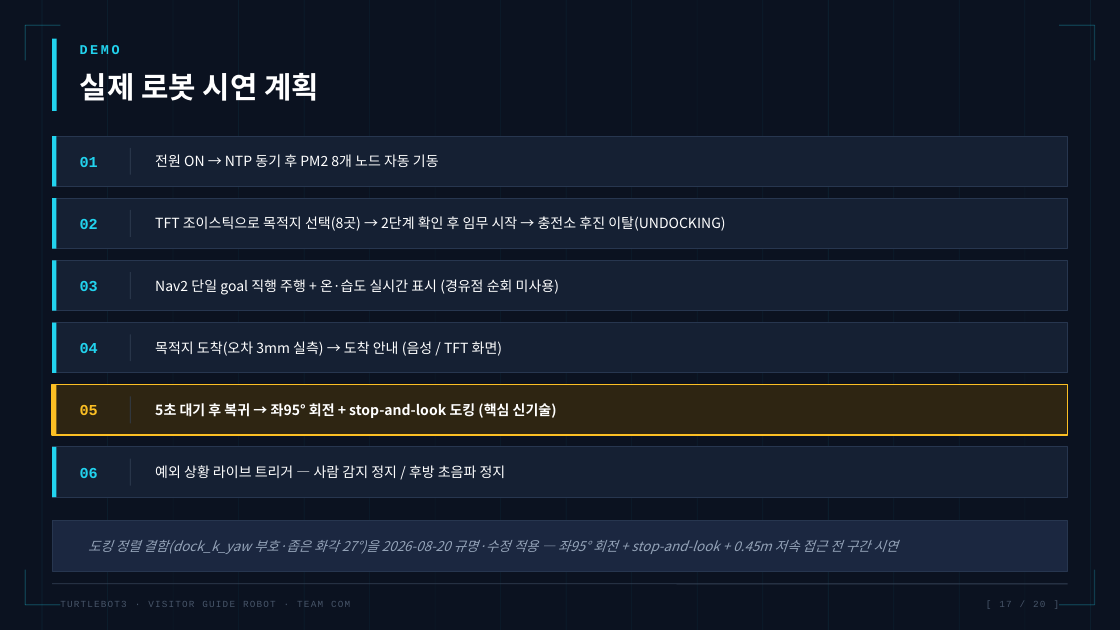
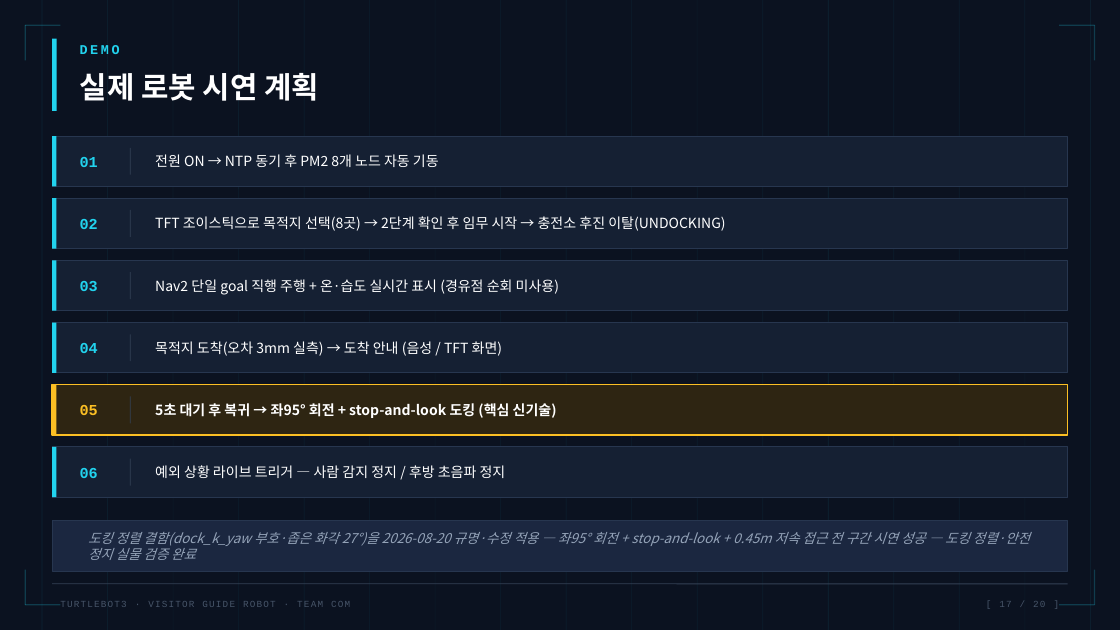
Before and after one commit to JJUNI-01-KOR/Turtlebot3-Guide-Robot, a slide deck: slide 17 of docs/presentation/COM_TurtleBot3_발표자료.pptx. Drawn at 1120x630 pixels with LibreOffice and Linux fonts; fonts in the diff are those of the drawing. Boxes give left, top, right and bottom in pixels: in the first picture for what was removed or moved away, otherwise in the second. Text is boxed around its words. In the diff, an @@ line names an element or a change of style, - is before the commit and + after.

Commit message:
docs: 8/21 졸업 시연 성공 반영 — 자율주행+정밀도킹+안전기능 검증 완료
- README 최종본 재정리(사용자 관점): 시연 결과·주요 기능·화면/실물 사진 8장 추가, 도킹 미검증 서술 제거
- 정식 문서 7종 개정(URS3.0/SRS3.0/SAD3.0/SDD3.2/DDS3.2/HMI2.8/ICD2.9): 시연 검증 완료 개정이력 추가
- 발표 PPT: 도킹/시험결과/향후를 재검증 예정→시연 검증 완료로 갱신, 기준일 8/21
- image/*.JPG EXIF 방향 baked-in(정방향 표시)

```diff
--- a/docs/presentation/COM_TurtleBot3_발표자료.pptx
+++ b/docs/presentation/COM_TurtleBot3_발표자료.pptx
@@ text at [88, 532, 1030, 560]: text changed @@
-도킹 정렬 결함(dock_k_yaw 부호·좁은 화각 27°)을 2026-08-20 규명·수정 적용 — 좌95° 회전 + stop-and-look + 0.45m 저속 접근 전 구간 시연
+도킹 정렬 결함(dock_k_yaw 부호·좁은 화각 27°)을 2026-08-20 규명·수정 적용 — 좌95° 회전 + stop-and-look + 0.45m 저속 접근 전 구간 시연 성공 — 도킹 정렬·안전 정지 실물 검증 완료
```
Also in this commit, not shown: 6 other slides changed, 14 other files.
